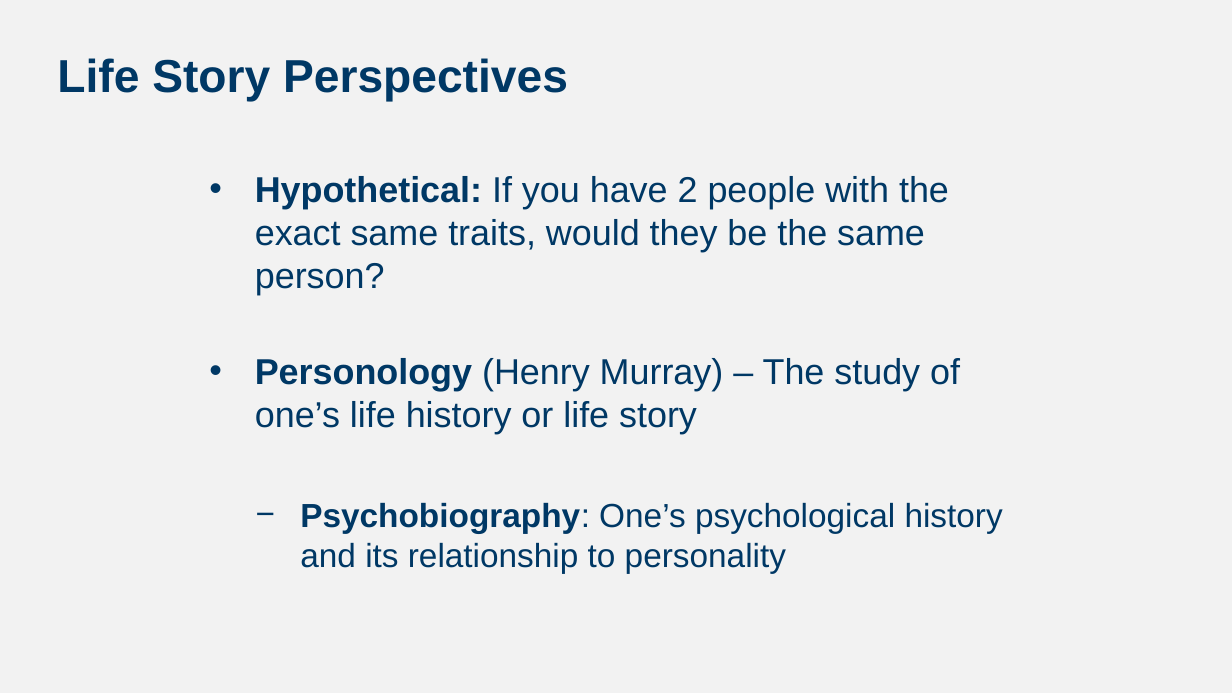
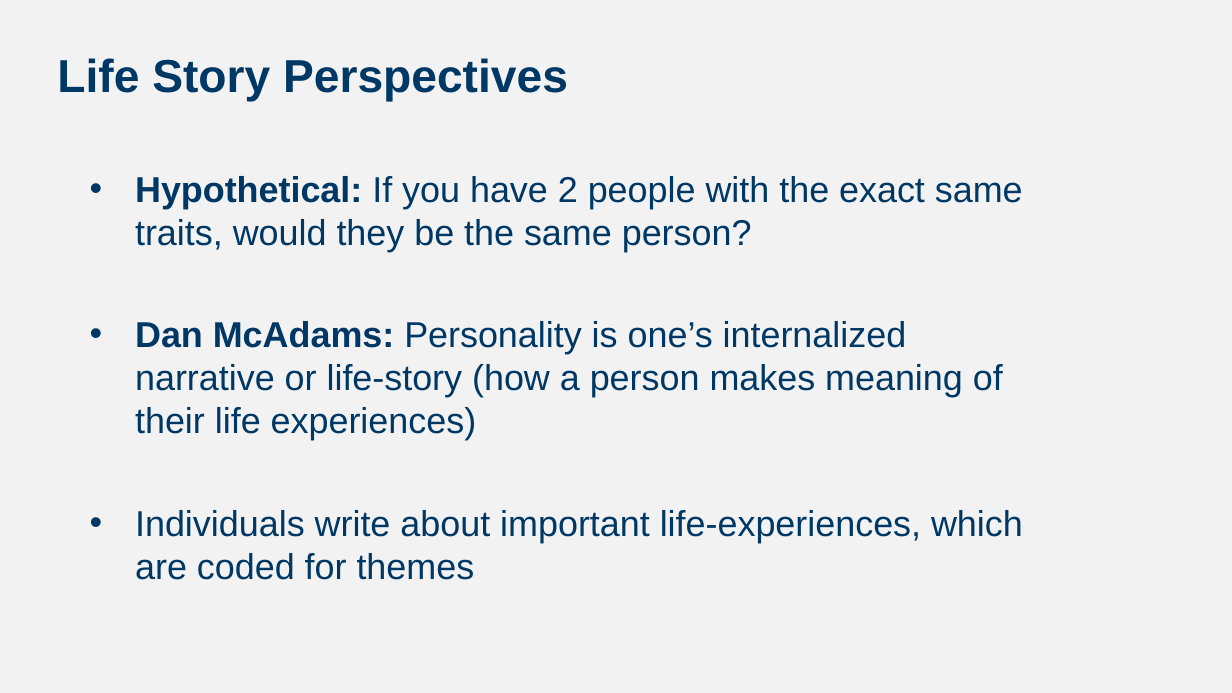
Before and after one commit to npm27/Teaching-Materials, a slide deck: slide 22 of Tests and Eval/Fall 25/Slides/Personality Testing.pptx (slide 19 before the commit). Drawn at 1232x693 pixels with LibreOffice and Linux fonts; fonts in the diff are those of the drawing. Boxes give left, top, right and bottom in pixels: in the first picture for what was removed or moved away, otherwise in the second. Text is boxed around its words. In the diff, an @@ line names an element or a change of style, - is before the commit and + after.

```diff
--- a/Tests and Eval/Fall 25/Slides/Personality Testing.pptx
+++ b/Tests and Eval/Fall 25/Slides/Personality Testing.pptx
@@ text "Hypothetical: If you have 2 ...": place and size @@
-text "Hypothetical: If you have 2 ..." at (255, 176, 1003, 573)
+text "Hypothetical: If you have 2 ..." at (135, 176, 1023, 580)
@@ text at (135, 321, 1023, 580): text changed; size 26 to 28 pt @@
-• Personology (Henry Murray) – The study of one’s life history or life story
-  − Psychobiography: One’s psychological history and its relationship to personality
+• Dan McAdams: Personality is one’s internalized narrative or life-story (how a person makes meaning of their life experiences)
+• Individuals write about important life-experiences, which are coded for themes
```
Also in this commit, not shown: 4 other slides changed, 7 slides added, 3 slides removed.
